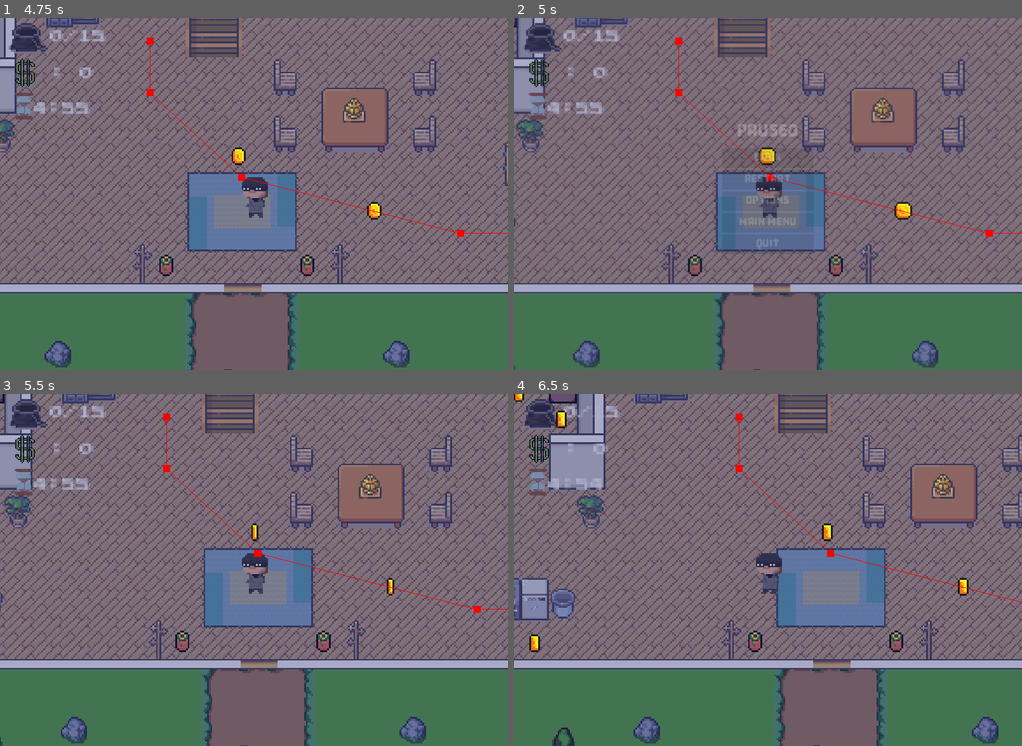
Above: before the commit, frames 1-4 (two rows, left to right).
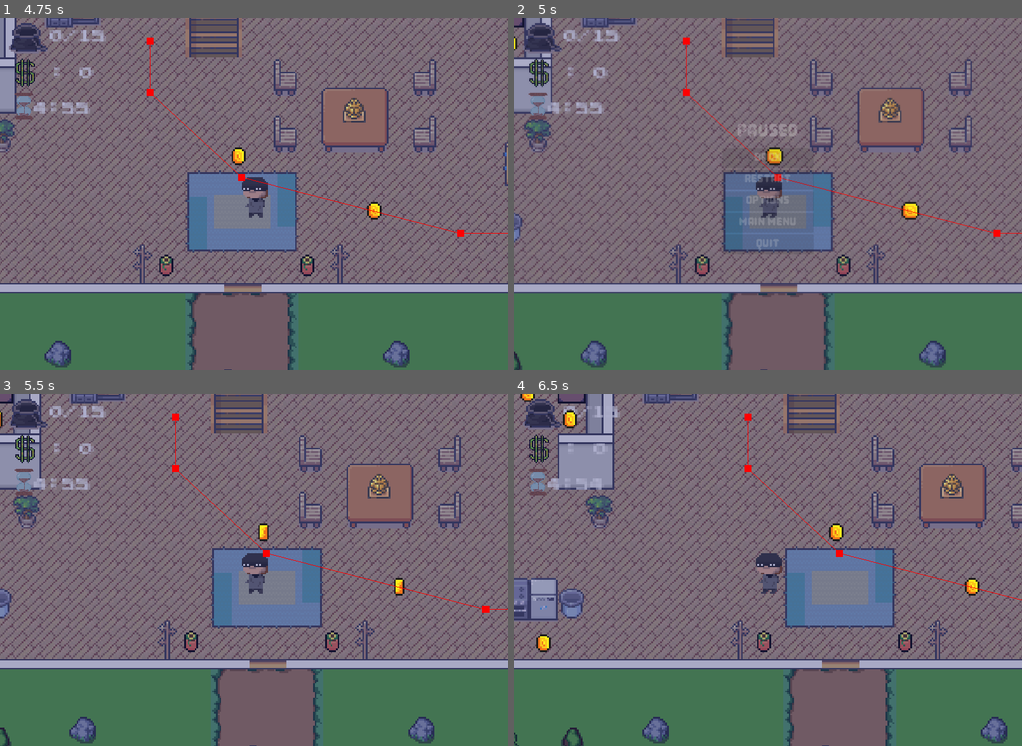
Above: after the commit, the same moments.

Repository: JaviMtz02/SeniorProject2025
Game: Godot game, scene res://Scenes/Menus/start_menu.tscn
Same seed, same stepped clock (60 frames per second), same inputs: the game is played once before the commit and once after it.
Inputs:
- Up to frame 1 (4.75 s): click "play" at 0.5 s; tap Enter (ui_accept) at 1.25, 1.52, 2.27, 3.77, 4.52 s; hold Right (right) 1.28-2.03 s; tap Y (deposit) at 1.35, 2.85, 4.35 s; hold Down (down) 2.03-2.78 s; tap T (take_loot) at 2.1, 3.6 s; hold Right (right) 2.78-3.53 s; hold Up (up) 3.53-4.28 s; hold Left (left) from 4.28 s (still down)
- Up to frame 2 (5 s): keep holding Left (left); tap Escape (pause_menu) at 4.9 s
- Up to frame 3 (5.5 s): release Left (left) at 5 s; click "Back" at 5 s
- Up to frame 4 (6.5 s): hold Left (left) from 5.78 s (still down); tap T (take_loot) at 5.85 s

Frame 1 is identical in both runs. In frame 2, 29% of the frame differs, in the area x 0-100%, y 0-100%; in frame 3, 20%; in frame 4, 21%.

Commit message:
fixed pause menu bug

Diff:
--- a/Scripts/pause_menu.gd
+++ b/Scripts/pause_menu.gd
@@ -2,19 +2,19 @@
 
 @onready var exit_game = preload("res://Scenes/Menus/start_menu.tscn") as PackedScene
 var exit_game_path := "res://Scenes/Menus/start_menu.tscn"
+var paused = false
 
 func _ready() -> void:
 	$AnimationPlayer.play("RESET")
-	get_tree().paused = false
 	process_mode = Node.PROCESS_MODE_ALWAYS
 
 func resume() -> void:
 	$AnimationPlayer.play_backwards("blur")
-	get_tree().paused = false
+	paused = false
 
 func pause() -> void:
 	$AnimationPlayer.play("blur")
-	get_tree().paused = true
+	paused = true
 
 func _on_back_pressed() -> void:
 	resume()
@@ -32,7 +32,6 @@
 	$AnimationPlayer.stop()  # Stop any current animations
 	get_tree().change_scene_to_packed(exit_game)
 	'''
-	get_tree().paused = false
 	$AnimationPlayer.stop()
 	# Use change_scene_to_file instead
 	get_tree().change_scene_to_file(exit_game_path)
@@ -42,7 +41,7 @@
 
 func _unhandled_input(event: InputEvent) -> void:
 	if event.is_action_pressed("pause_menu"):
-		if get_tree().paused:
+		if paused:
 			resume()
 		else:
 			pause()
